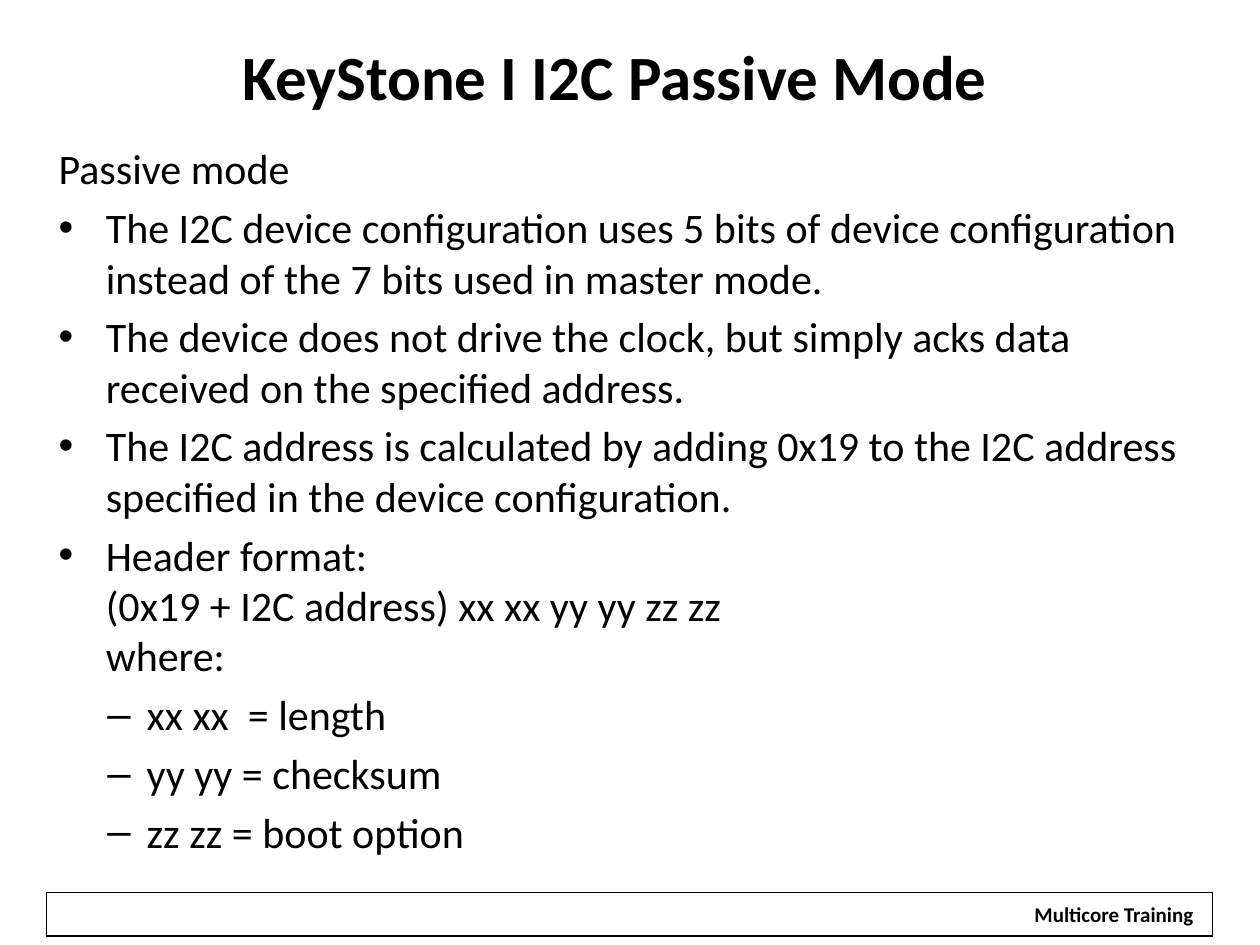
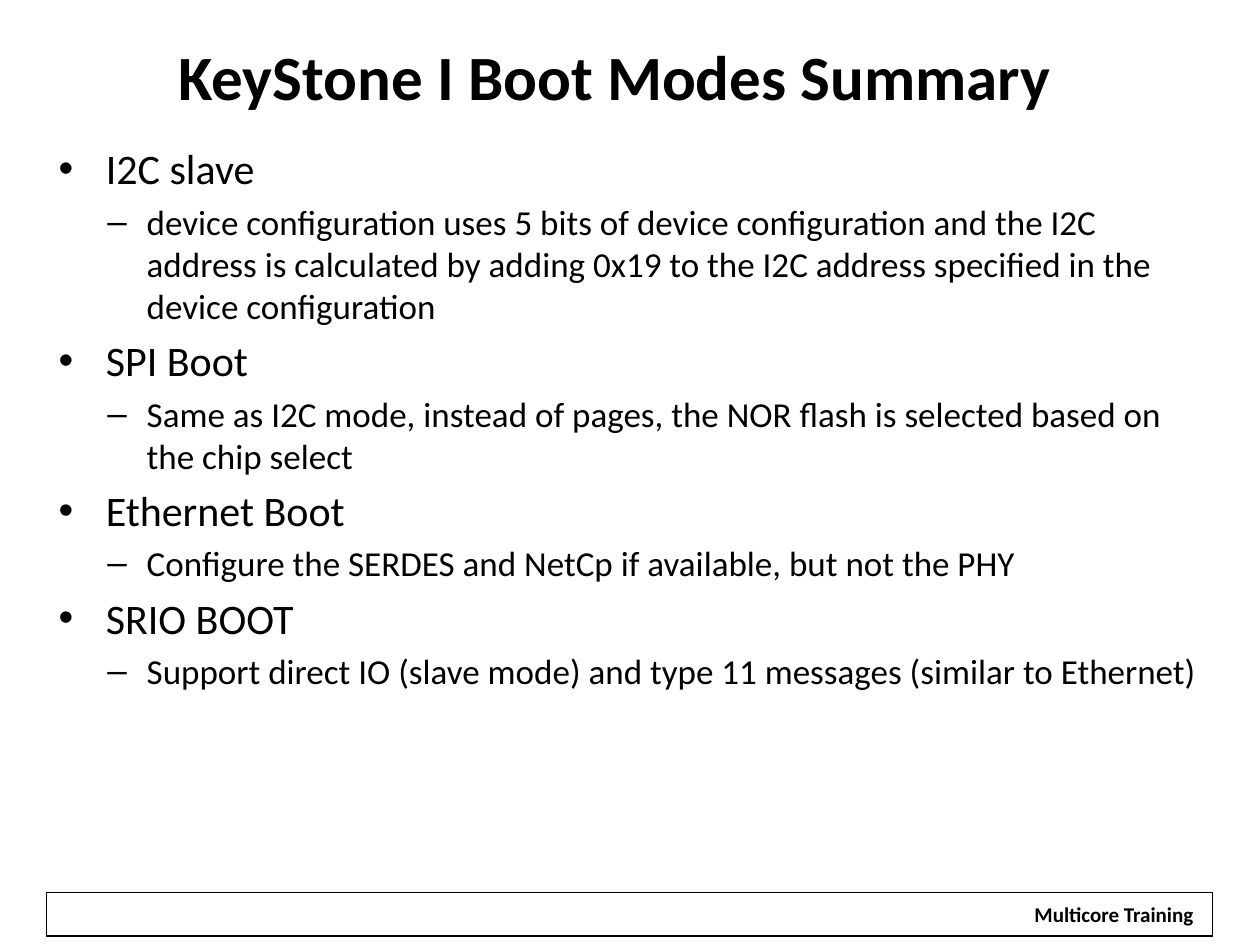
Before and after one commit to hari1989/keystone-workshop, a slide deck: slide 43 of preliminary/Working/presentations/KeyStone_2_ Bootloader_v2.pptx (slide 45 before the commit). Drawn at 1260x945 pixels with LibreOffice and Linux fonts; fonts in the diff are those of the drawing; background and template pictures are left out. Boxes give left, top, right and bottom in pixels: in the first picture for what was removed or moved away, otherwise in the second. Text is boxed around its words. In the diff, an @@ line names an element or a change of style, - is before the commit and + after.

```diff
--- a/preliminary/Working/presentations/KeyStone_2_ Bootloader_v2.pptx
+++ b/preliminary/Working/presentations/KeyStone_2_ Bootloader_v2.pptx
@@ title at <box>178,55,1050,110</box>: text changed @@
-KeyStone I I2C Passive Mode
+KeyStone I Boot Modes Summary
@@ text at <box>106,154,1196,690</box>: text changed; size 24 to 20 pt @@
-Passive mode
-• The I2C device configuration uses 5 bits of device configuration instead of the 7 bits used in master mode.
-• The device does not drive the clock, but simply acks data received on the specified address.
-• The I2C address is calculated by adding 0x19 to the I2C address specified in the device configuration.
-• Header format:
-  (0x19 + I2C address) xx xx yy yy zz zz
-  where:
-  – xx xx = length
-  – yy yy = checksum
-  – zz zz = boot option
+• I2C slave
+  – device configuration uses 5 bits of device configuration and the I2C address is calculated by adding 0x19 to the I2C address specified in the device configuration
+• SPI Boot
+  – Same as I2C mode, instead of pages, the NOR flash is selected based on the chip select
+• Ethernet Boot
+  – Configure the SERDES and NetCp if available, but not the PHY
+• SRIO BOOT
+  – Support direct IO (slave mode) and type 11 messages (similar to Ethernet)
```
Also in this commit, not shown: 13 other slides changed, 4 slides added, 17 slides removed.
